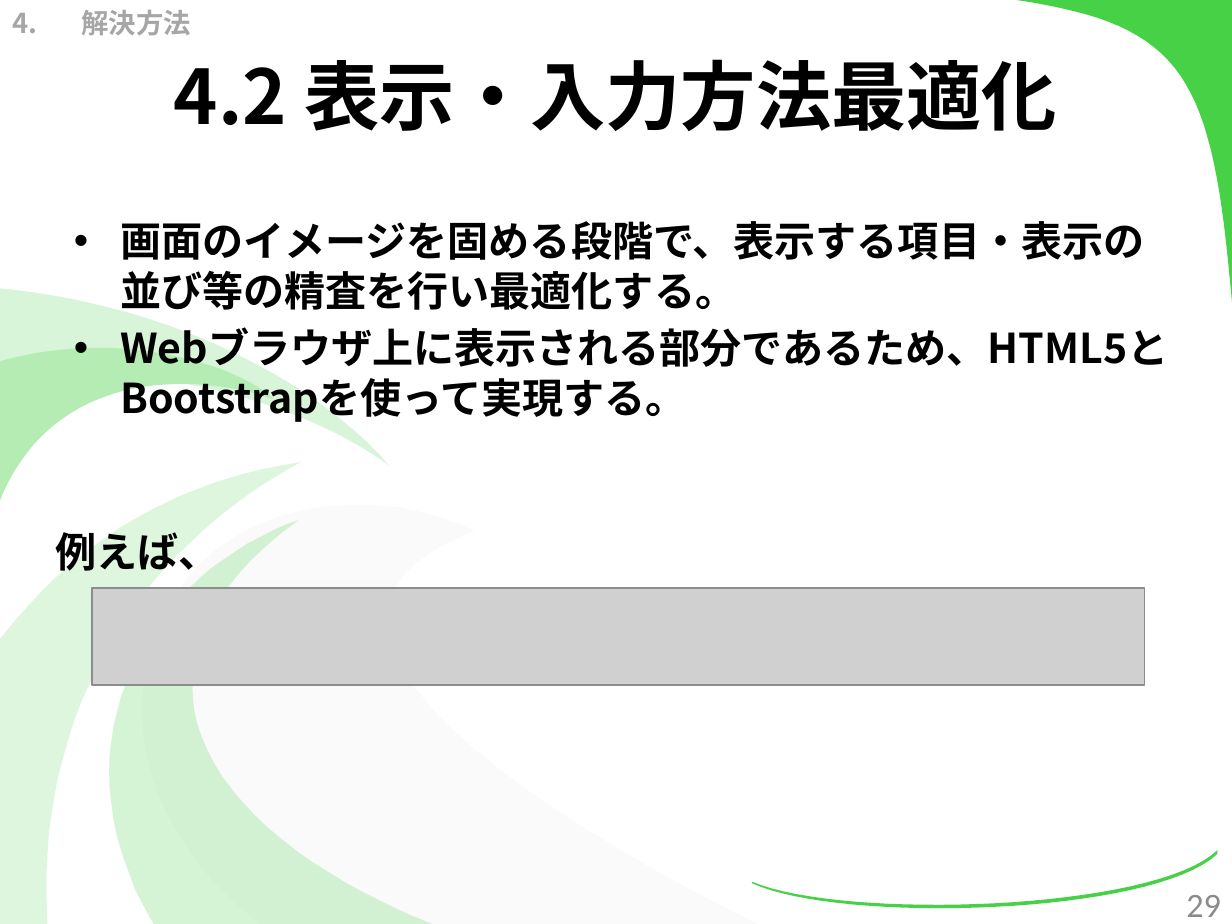
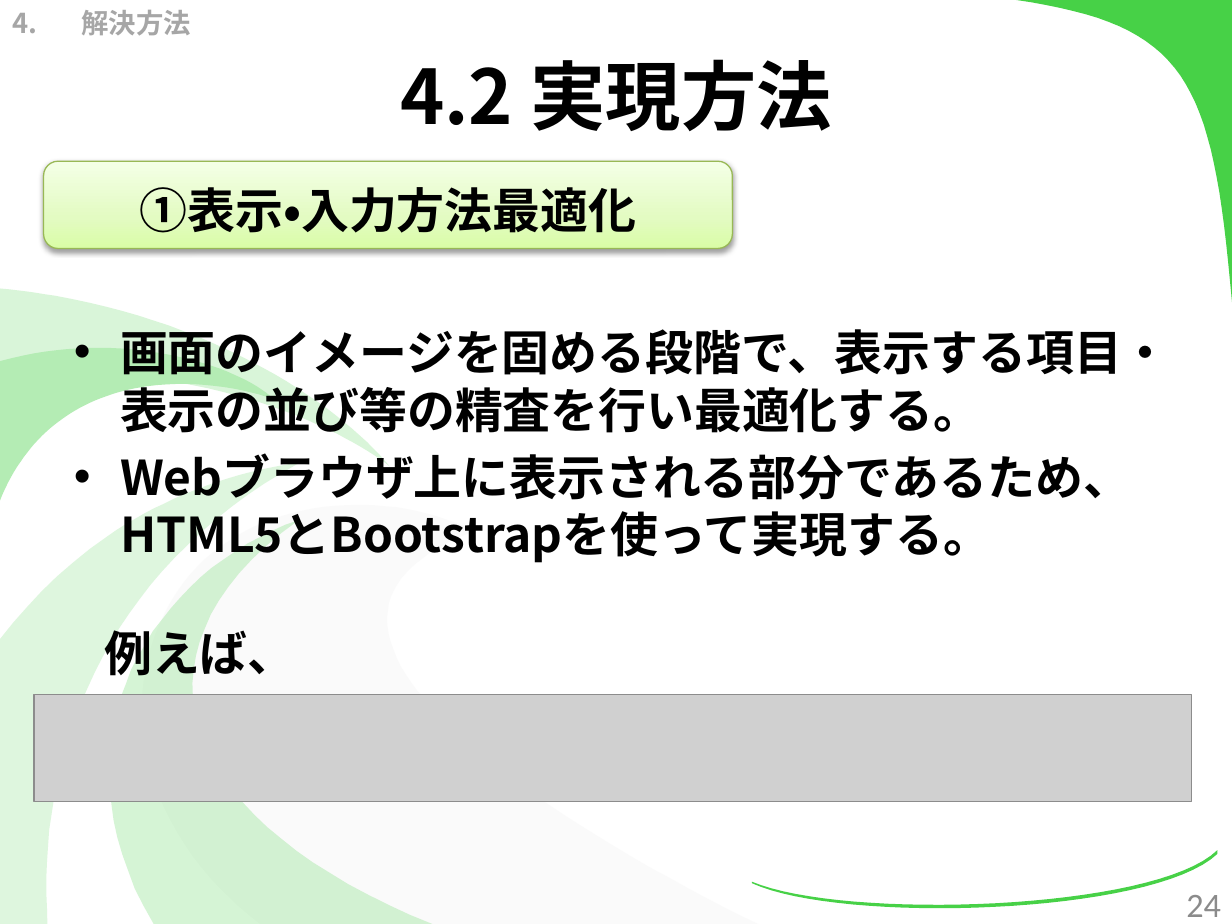
Before and after one commit to kotaro0717/Report-Management, a slide deck: slide 24 of PowerPoint/report_hokada.pptx (slide 29 before the commit). Drawn at 1232x924 pixels with LibreOffice and Linux fonts; fonts in the diff are those of the drawing; grey boxes stand for pictures. Boxes give left, top, right and bottom in pixels: in the first picture for what was removed or moved away, otherwise in the second. Text is boxed around its words. In the diff, an @@ line names an element or a change of style, - is before the commit and + after.

```diff
--- a/PowerPoint/report_hokada.pptx
+++ b/PowerPoint/report_hokada.pptx
@@ title at <box>400,59,832,131</box>: text changed @@
-4.2 表示・入力方法最適化
+4.2 実現方法
@@ rounded rectangle added at <box>43,161,732,249</box>, fill gradient #DAFDA7 to #E4FCC2 to #F5FFE7, outline #98B955 0.75 pt, 28 pt, text #000000, bold @@
+①表示・入力方法最適化
@@ text "画面のイメージを固める段階で、表示する項目・表示の並び等の精査を行い最適化する。": place and size @@
-text "画面のイメージを固める段階で、表示する項目・表示の並び等の精査を行い最適化する。" at <box>120,221,1169,422</box>
+text "画面のイメージを固める段階で、表示する項目・表示の並び等の精査を行い最適化する。" at <box>120,329,1170,564</box>
@@ text "画面のイメージを固める段階で、表示する項目・表示の並び等の精査を行い最適化する。" at <box>120,329,1170,564</box>: size 24 to 28 pt @@
@@ text "例えば、" at <box>104,630,295,676</box>: size 24 to 28 pt @@
@@ text "例えば、": place and size @@
-text "例えば、" at <box>56,532,220,571</box>
+text "例えば、" at <box>104,630,295,676</box>
@@ picture: place and size @@
-picture at <box>92,588,1145,685</box>
+picture at <box>34,695,1193,802</box>
@@ page number at <box>1186,895,1221,917</box>: text changed @@
-29
+24
```
Also in this commit, not shown: 41 other slides changed, 1 slide added, 3 slides removed, 2 other files.
